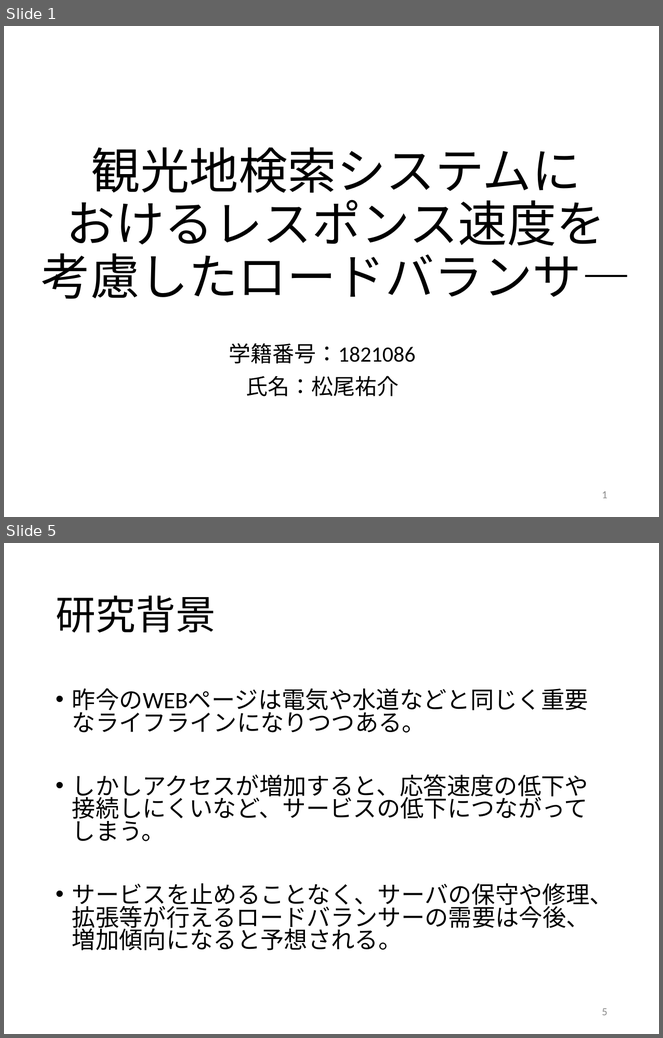
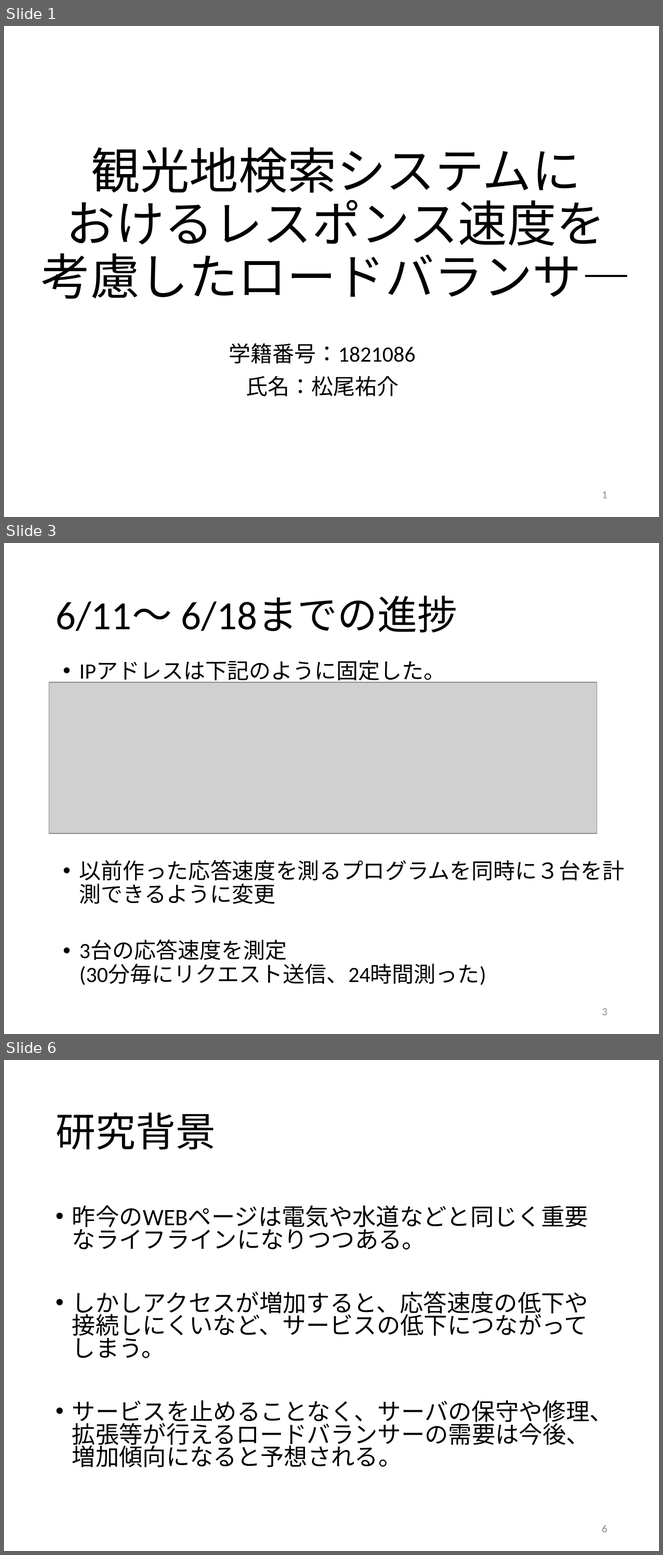
Before and after one commit to kait-takanolab/1821086_matsuo_thesis, a slide deck: 1821086_matsuo_sotsuken_0616.pptx. Shown one above the other, each under a label of ours: slides 1 and 5 before the commit, slides 1, 3 and 6 after it; the slides between them are not shown. The pictures are 663x1038 and 663x1555 pixels, drawn with LibreOffice and Linux fonts; fonts in the diff are those of the drawing; grey boxes stand for pictures. Boxes give left, top, right and bottom in pixels: in the first picture for what was removed or moved away, otherwise in the second. Text is boxed around its words. In the diff, an @@ line names an element or a change of style, - is before the commit and + after.

```diff
--- a/1821086_matsuo_sotsuken_0616.pptx
+++ b/1821086_matsuo_sotsuken_0616.pptx
@@ slide 3 added at [4, 543, 659, 1034], background #FFFFFF @@
@@ title added at [55, 596, 457, 633], 44 pt, text #000000 @@
+6/11～ 6/18までの進捗
@@ text added at [79, 661, 625, 986], 24 pt, text #000000 @@
+  • IPアドレスは下記のように固定した。
+  • 以前作った応答速度を測るプログラムを同時に３台を計測できるように変更
+  • 3台の応答速度を測定
+    (30分毎にリクエスト送信、24時間測った)
@@ picture added at [49, 682, 597, 834] @@
@@ page number added at [602, 1008, 608, 1016], 12 pt, text #8C8C8C @@
+3
@@ what was slide 5 is now slide 6 @@
@@ page number at [602, 1525, 608, 1533]: text changed @@
-5
+6
```
Also in this commit, not shown: 3 slides changed, 1 other slide added, 1 other file.
